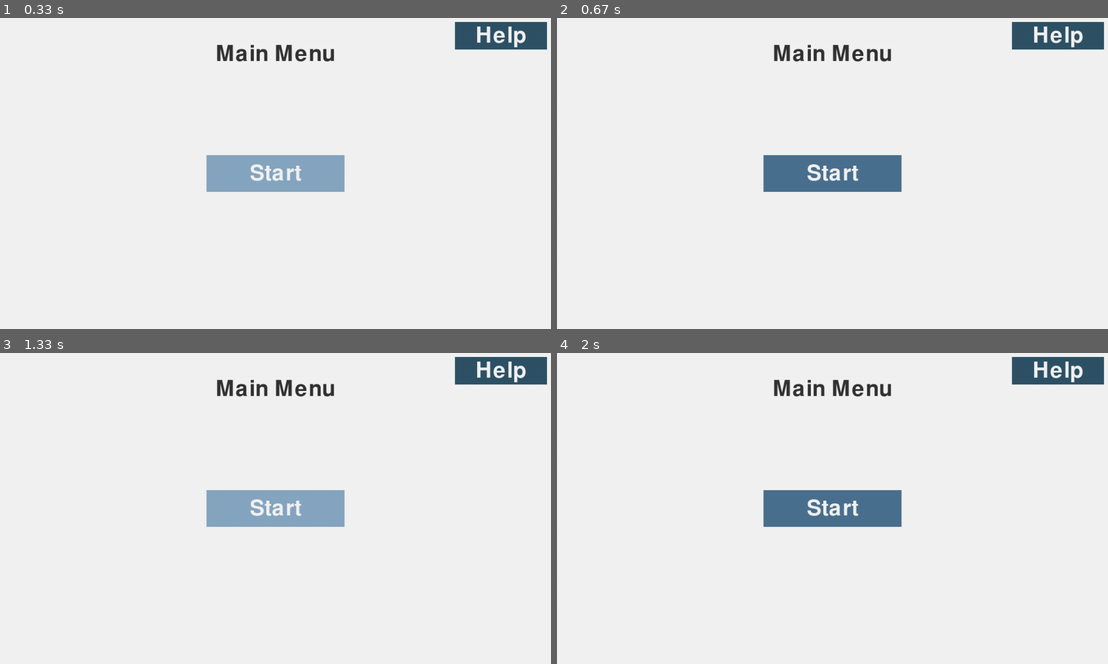
Above: before the commit, frames 1-4 (two rows, left to right).
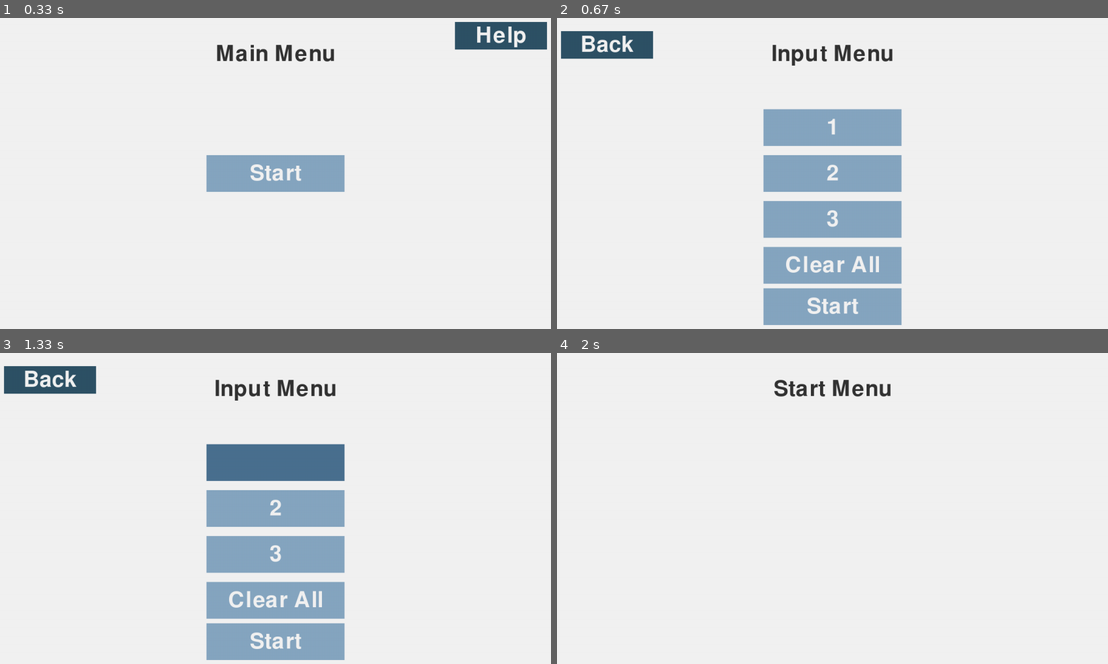
Above: after the commit, the same moments.

Repository: Leina85/A-Level-NEA
Game: pygame game, started from NEA/pipeline/Doc-NEA/P2.py
Same seed, same stepped clock (60 frames per second), same inputs: the game is played once before the commit and once after it.
Inputs (mouse positions are in pixels of both pictures, inside the frame that each line leads up to):
- Up to frame 1 (0.33 s): no input
- Up to frame 2 (0.67 s): click (832, 173) at 0.38 s
- Up to frame 3 (1.33 s): click (275, 461) at 0.72 s, where only the run after the commit has a clickable "1"; tap Enter at 1 s
- Up to frame 4 (2 s): click (832, 598) at 1.38 s, where only the run after the commit has a clickable "Clear All"; click "Start" at 1.72 s

Frame 1 is identical in both runs. In frame 2, 18% of the frame differs, in the area x 0-100%, y 1-99%; in frame 3, 15%; in frame 4, 4.5%.

Commit message:
moved all changes into the main P2 file

Diff:
--- a/NEA/pipeline/Doc-NEA/P2.py
+++ b/NEA/pipeline/Doc-NEA/P2.py
@@ -64,45 +64,73 @@
 # ============================================================================
 
 def handleevents(active_btn, current_screen, screen_data):
-    # Process all events in the queue
     for event in pygame.event.get():
-        # Handle window close
         if event.type == pygame.QUIT:
             pygame.quit()
             sys.exit()
 
         elif event.type == pygame.MOUSEBUTTONDOWN:
+            screen_info = screen_data[current_screen]
+
             # Check navigation button
-            navbtn_rect = pygame.Rect(50, 50, *NAV_BTN_SIZE)
-            if navbtn_rect.collidepoint(event.pos):
-                current_screen = screen_data[current_screen]['navbtn']['target']
-                active_btn = None
-                continue
-
-            # Check which input button was clicked
-            clicked_btn = None
-            for inp_btn_key, inp_btn_data in screen_data[current_screen]['buttons'].items():
-                btnrect = pygame.Rect(0, 0, *DEFAULT_BTN_SIZE)
-                btnrect.center = inp_btn_data['pos']
-                if btnrect.collidepoint(event.pos):
-                    clicked_btn = inp_btn_key
-                    break
-            active_btn = clicked_btn
+            if 'navbtn' in screen_info:
+                navbtn_rect = pygame.Rect(50, 50, *NAV_BTN_SIZE)
+                if navbtn_rect.collidepoint(event.pos):
+                    current_screen = screen_info['navbtn']['target']
+                    active_btn = None
+                    continue
+
+            # Check screen buttons
+            if 'buttons' in screen_info:
+                for btn_key, btn_data in screen_info['buttons'].items():
+                    # Skip hidden buttons
+                    if btn_data.get('hidden') and not screen_info.get('dropdown_open'):
+                        continue
+
+                    btnrect = pygame.Rect(0, 0, *btn_data['size'])
+                    btnrect.center = btn_data['pos']
+
+                    if btnrect.collidepoint(event.pos):
+                        # Handle dropdown toggle
+                        if btn_data.get('dropdown'):
+                            screen_info['dropdown_open'] = not screen_info.get('dropdown_open', False)
+                            active_btn = None
+                            break
+
+                        # Handle navigation
+                        if 'target' in btn_data:
+                            current_screen = btn_data['target']
+                            active_btn = None
+                            if 'dropdown_open' in screen_info:
+                                screen_info['dropdown_open'] = False
+                            break
+
+                        # Handle clear button
+                        if btn_key == 'clear':
+                            for key, data in screen_info['buttons'].items():
+                                if data.get('input'):
+                                    data['text'] = ''
+                            active_btn = None
+                            break
+
+                        # Handle input buttons
+                        if btn_data.get('input'):
+                            active_btn = btn_key
+                            break
 
         elif event.type == pygame.KEYDOWN and active_btn:
-            # Handle text input for active button
-            current_text = screen_data[current_screen]['buttons'][active_btn]['text']
-
-            if event.key == pygame.K_BACKSPACE:
-                # Remove last character
-                screen_data[current_screen]['buttons'][active_btn]['text'] = current_text[:-1]
-            elif event.key == pygame.K_RETURN and current_text:
-                # Print input when Enter is pressed
-                screen_name = screen_data[current_screen]['title']
-                print(f"Input for button {active_btn} on {screen_name}: {current_text}")
-            elif event.unicode.isdigit() and len(current_text) < 7:
-                # Add digit to text (maximum 7 digits)
-                screen_data[current_screen]['buttons'][active_btn]['text'] = current_text + event.unicode
+            screen_info = screen_data[current_screen]
+            if 'buttons' in screen_info and active_btn in screen_info['buttons']:
+                btn_data = screen_info['buttons'][active_btn]
+                if btn_data.get('input'):
+                    current_text = btn_data['text']
+
+                    if event.key == pygame.K_BACKSPACE:
+                        btn_data['text'] = current_text[:-1]
+                    elif event.key == pygame.K_RETURN and current_text:
+                        print(f"Input for button {active_btn} on {screen_info['title']}: {current_text}")
+                    elif event.unicode.isdigit() and len(current_text) < 7:
+                        btn_data['text'] = current_text + event.unicode
 
     return active_btn, current_screen
 
@@ -173,7 +201,10 @@
 
             # Draw button text
             if btn_data.get('input'):
-                displaytext = btn_data['text'] if btn_data['text'] or isactive else str(btn_key)
+                if btn_data['text'] or isactive:
+                    displaytext = btn_data['text']
+                else:
+                    displaytext = str(btn_key)
             else:
                 displaytext = btn_data['text']
 
--- a/NEA/pipeline/Doc-NEA/p2ish.py
+++ /dev/null
@@ -1,246 +0,0 @@
-# ============================================================================
-# CONFIGURATION
-# ============================================================================
-
-import pygame
-import sys
-
-SCREEN_WIDTH = 1280
-SCREEN_HEIGHT = 720
-FPS = 60
-
-COLOURS = {
-    'btnactive': '#4A7090',
-    'btnpassive': '#86A6C1',
-    'navbtn': '#2E5266',
-    'background': '#F2F2F2',
-    'text': '#F2F2F2',
-    'title': '#333333'
-}
-
-INP_BTN_SIZE = (240, 64)
-NAV_BTN_SIZE = (200, 60)
-MAIN_BTN_SIZE = (300, 80)
-
-SCREENS = {
-    'main_menu': {
-        'title': 'Main Menu',
-        'buttons': {
-            'start': {'pos': (640, 360), 'text': 'Start', 'target': 'input_menu', 'size': MAIN_BTN_SIZE},
-            'help': {'pos': (1130, 60), 'text': 'Help', 'size': NAV_BTN_SIZE, 'colour': 'navbtn', 'dropdown': True},
-            'help1': {'pos': (1130, 120), 'text': 'Help 1', 'target': 'help_menu_1', 'size': NAV_BTN_SIZE, 'colour': 'navbtn', 'hidden': True},
-            'help2': {'pos': (1130, 180), 'text': 'Help 2', 'target': 'help_menu_2', 'size': NAV_BTN_SIZE, 'colour': 'navbtn', 'hidden': True}
-        },
-        'dropdown_open': False
-    },
-    'help_menu_1': {
-        'title': 'Help Menu - Page 1',
-        'navbtn': {'text': 'Back', 'target': 'main_menu'},
-        'help_text': 'This is help page 1. It has very useful information and I will add more later, thank you very much and have a good day.'
-    },
-    'help_menu_2': {
-        'title': 'Help Menu - Page 2',
-        'navbtn': {'text': 'Back', 'target': 'main_menu'},
-        'help_text': 'This is help page 2. More helpful information will go here!'
-    },
-    'input_menu': {
-        'title': 'Input Menu',
-        'navbtn': {'text': 'Back', 'target': 'main_menu'},
-        'buttons': {
-            1: {'pos': (640, 260), 'text': '', 'size': INP_BTN_SIZE, 'input': True},
-            2: {'pos': (640, 360), 'text': '', 'size': INP_BTN_SIZE, 'input': True},
-            3: {'pos': (640, 460), 'text': '', 'size': INP_BTN_SIZE, 'input': True},
-            'clear': {'pos': (640, 560), 'text': 'Clear All', 'size': INP_BTN_SIZE},
-            'start': {'pos': (640, 650), 'text': 'Start', 'target': 'start_menu', 'size': INP_BTN_SIZE}
-        }
-    },
-    'start_menu': {
-        'title': 'Start Menu'
-    }
-}
-
-# ============================================================================
-# CORE FUNCTIONS
-# ============================================================================
-
-def handleevents(active_btn, current_screen, screen_data):
-    for event in pygame.event.get():
-        if event.type == pygame.QUIT:
-            pygame.quit()
-            sys.exit()
-
-        elif event.type == pygame.MOUSEBUTTONDOWN:
-            screen_info = screen_data[current_screen]
-
-            # Check navigation button
-            if 'navbtn' in screen_info:
-                navbtn_rect = pygame.Rect(50, 50, *NAV_BTN_SIZE)
-                if navbtn_rect.collidepoint(event.pos):
-                    current_screen = screen_info['navbtn']['target']
-                    active_btn = None
-                    continue
-
-            # Check screen buttons
-            if 'buttons' in screen_info:
-                for btn_key, btn_data in screen_info['buttons'].items():
-                    # Skip hidden buttons
-                    if btn_data.get('hidden') and not screen_info.get('dropdown_open'):
-                        continue
-
-                    btnrect = pygame.Rect(0, 0, *btn_data['size'])
-                    btnrect.center = btn_data['pos']
-
-                    if btnrect.collidepoint(event.pos):
-                        # Handle dropdown toggle
-                        if btn_data.get('dropdown'):
-                            screen_info['dropdown_open'] = not screen_info.get('dropdown_open', False)
-                            active_btn = None
-                            break
-
-                        # Handle navigation
-                        if 'target' in btn_data:
-                            current_screen = btn_data['target']
-                            active_btn = None
-                            if 'dropdown_open' in screen_info:
-                                screen_info['dropdown_open'] = False
-                            break
-
-                        # Handle clear button
-                        if btn_key == 'clear':
-                            for key, data in screen_info['buttons'].items():
-                                if data.get('input'):
-                                    data['text'] = ''
-                            active_btn = None
-                            break
-
-                        # Handle input buttons
-                        if btn_data.get('input'):
-                            active_btn = btn_key
-                            break
-
-        elif event.type == pygame.KEYDOWN and active_btn:
-            screen_info = screen_data[current_screen]
-            if 'buttons' in screen_info and active_btn in screen_info['buttons']:
-                btn_data = screen_info['buttons'][active_btn]
-                if btn_data.get('input'):
-                    current_text = btn_data['text']
-
-                    if event.key == pygame.K_BACKSPACE:
-                        btn_data['text'] = current_text[:-1]
-                    elif event.key == pygame.K_RETURN and current_text:
-                        print(f"Input for button {active_btn} on {screen_info['title']}: {current_text}")
-                    elif event.unicode.isdigit() and len(current_text) < 7:
-                        btn_data['text'] = current_text + event.unicode
-
-    return active_btn, current_screen
-
-def renderscreen(screen, font, activebtn, current_screen, screen_data):
-    screen.fill(COLOURS['background'])
-    screen_info = screen_data[current_screen]
-
-    # Draw title
-    title_surf = font.render(screen_info['title'], True, COLOURS['title'])
-    title_rect = title_surf.get_rect(center=(SCREEN_WIDTH // 2, 100))
-    screen.blit(title_surf, title_rect)
-
-    # Draw navigation button
-    if 'navbtn' in screen_info:
-        navbtn_rect = pygame.Rect(50, 50, *NAV_BTN_SIZE)
-        pygame.draw.rect(screen, COLOURS['navbtn'], navbtn_rect)
-        textsurf = font.render(screen_info['navbtn']['text'], True, COLOURS['text'])
-        textrect = textsurf.get_rect(center=navbtn_rect.center)
-        screen.blit(textsurf, textrect)
-
-    # Draw help text
-    if 'help_text' in screen_info:
-        help_font = pygame.font.Font(None, 40)
-        words = screen_info['help_text'].split(' ')
-        lines = []
-        current_line = []
-        max_width = SCREEN_WIDTH - 200
-
-        for word in words:
-            test_line = ' '.join(current_line + [word])
-            test_surf = help_font.render(test_line, True, COLOURS['title'])
-            if test_surf.get_width() <= max_width:
-                current_line.append(word)
-            else:
-                if current_line:
-                    lines.append(' '.join(current_line))
-                current_line = [word]
-        if current_line:
-            lines.append(' '.join(current_line))
-
-        y_offset = 250
-        for line in lines:
-            line_surf = help_font.render(line, True, COLOURS['title'])
-            line_rect = line_surf.get_rect(center=(SCREEN_WIDTH // 2, y_offset))
-            screen.blit(line_surf, line_rect)
-            y_offset += 50
-
-    # Draw buttons
-    if 'buttons' in screen_info:
-        for btn_key, btn_data in screen_info['buttons'].items():
-            # Skip hidden buttons
-            if btn_data.get('hidden') and not screen_info.get('dropdown_open'):
-                continue
-
-            isactive = (activebtn == btn_key)
-
-            # Determine button colour
-            if btn_data.get('colour'):
-                colour = COLOURS[btn_data['colour']]
-            elif isactive:
-                colour = COLOURS['btnactive']
-            else:
-                colour = COLOURS['btnpassive']
-
-            # Draw button
-            rect = pygame.Rect(0, 0, *btn_data['size'])
-            rect.center = btn_data['pos']
-            pygame.draw.rect(screen, colour, rect)
-
-            # Draw button text
-            if btn_data.get('input'):
-                displaytext = btn_data['text'] if btn_data['text'] or isactive else str(btn_key)
-            else:
-                displaytext = btn_data['text']
-
-            textsurf = font.render(displaytext, True, COLOURS['text'])
-            textrect = textsurf.get_rect(center=rect.center)
-            screen.blit(textsurf, textrect)
-
-    pygame.display.update()
-
-def main():
-    pygame.init()
-    screen = pygame.display.set_mode([SCREEN_WIDTH, SCREEN_HEIGHT])
-    clock = pygame.time.Clock()
-    font = pygame.font.Font(None, 70)
-
-    active_btn = None
-    current_screen = 'main_menu'
-
-    # Deep copy screen data
-    screen_data = {}
-    for screenid, screen_info in SCREENS.items():
-        screen_data[screenid] = {'title': screen_info['title']}
-
-        for key in ['navbtn', 'help_text', 'dropdown_open']:
-            if key in screen_info:
-                screen_data[screenid][key] = screen_info[key] if key != 'navbtn' else screen_info[key].copy()
-
-        if 'buttons' in screen_info:
-            screen_data[screenid]['buttons'] = {k: v.copy() for k, v in screen_info['buttons'].items()}
-
-    # Main game loop
-    while True:
-        active_btn, current_screen = handleevents(active_btn, current_screen, screen_data)
-        renderscreen(screen, font, active_btn, current_screen, screen_data)
-        clock.tick(FPS)
-
-# ============================================================================
-# RUN SIMULATION
-# ============================================================================
-
-main()
